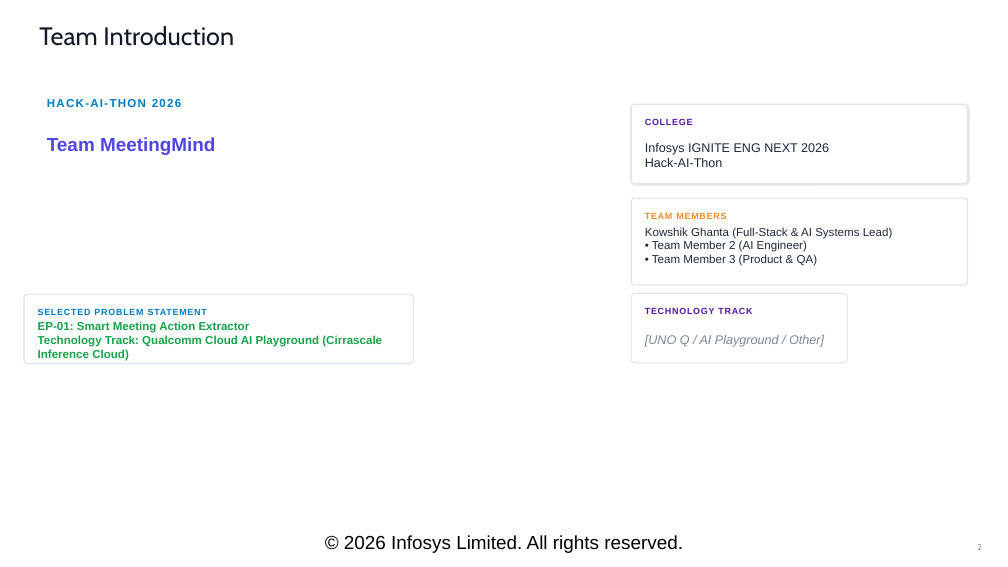
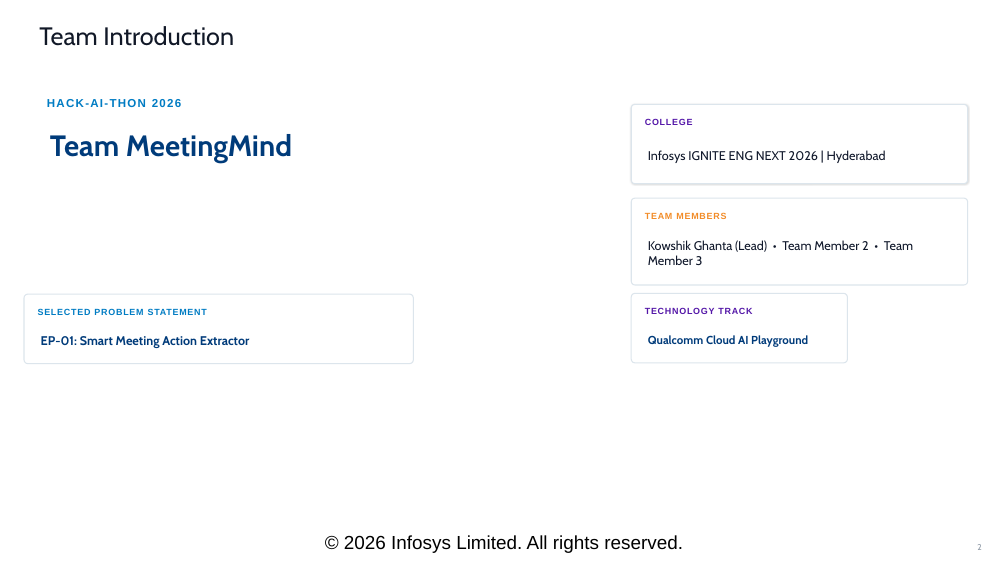
Before and after one commit to kowshikghanta/Infosys-Hackathon, a slide deck: slide 2 of Hack-AI-Thon_Solution_Presentation_Template.pptx. Drawn at 1008x567 pixels with LibreOffice and Linux fonts; fonts in the diff are those of the drawing; background and template pictures are left out. Boxes give left, top, right and bottom in pixels: in the first picture for what was removed or moved away, otherwise in the second. Text is boxed around its words. In the diff, an @@ line names an element or a change of style, - is before the commit and + after.

```diff
--- a/Hack-AI-Thon_Solution_Presentation_Template.pptx
+++ b/Hack-AI-Thon_Solution_Presentation_Template.pptx
@@ text "Team MeetingMind" at [50,134,292,163]: size 18 to 28 pt, font Arial to Cabin, text colour #4F46E5 to #003B7A @@
@@ text at [648,150,886,163]: text changed; font Arial to Cabin; text colour #1E293B to #0F172A @@
-Infosys IGNITE ENG NEXT 2026
-Hack-AI-Thon
+Infosys IGNITE ENG NEXT 2026 | Hyderabad
@@ text at [648,240,913,265]: text changed; size 11 to 12 pt; font Arial to Cabin; text colour #1E293B to #0F172A @@
-Kowshik Ghanta (Full-Stack & AI Systems Lead)
-• Team Member 2 (AI Engineer)
-• Team Member 3 (Product & QA)
+Kowshik Ghanta (Lead) • Team Member 2 • Team Member 3
@@ text at [41,336,250,348]: text changed; size 11 to 12 pt; font Arial to Cabin; text colour #16A34A to #003B7A @@
-EP-01: Smart Meeting Action Extractor
-Technology Track: Qualcomm Cloud AI Playground (Cirrascale Inference Cloud)
+EP-01: Smart Meeting Action Extractor
@@ text at [648,335,808,347]: text changed; size 12 to 11 pt; font Arial to Cabin; text colour #7A8793 to #003B7A; bold on; italic off @@
-[UNO Q / AI Playground / Other]
+Qualcomm Cloud AI Playground
```
Also in this commit, not shown: 7 other slides changed, 3 other files.
